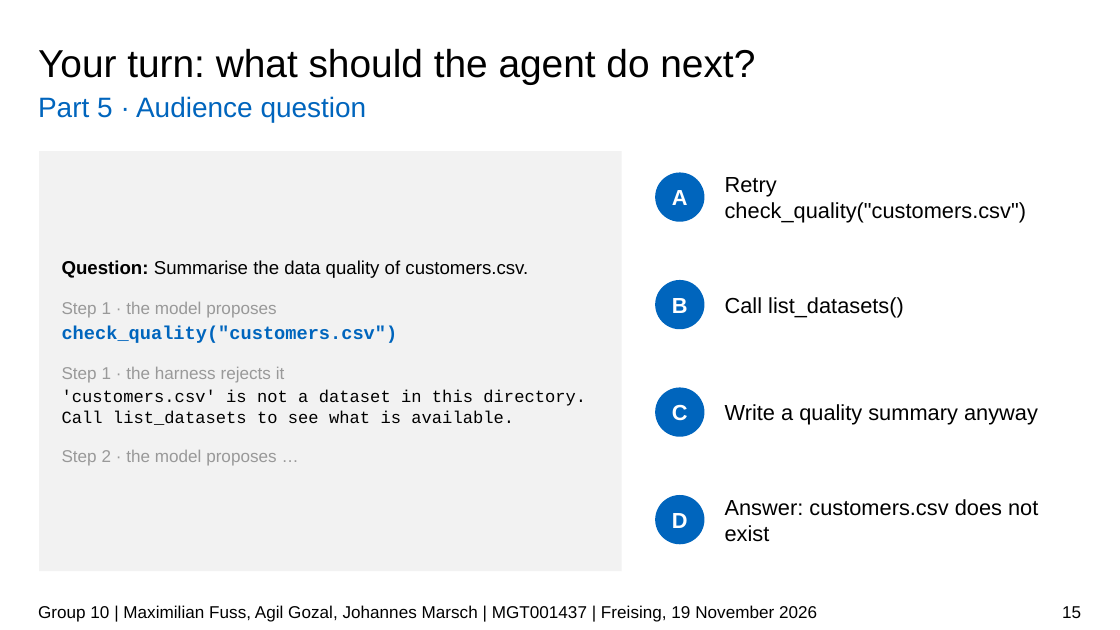
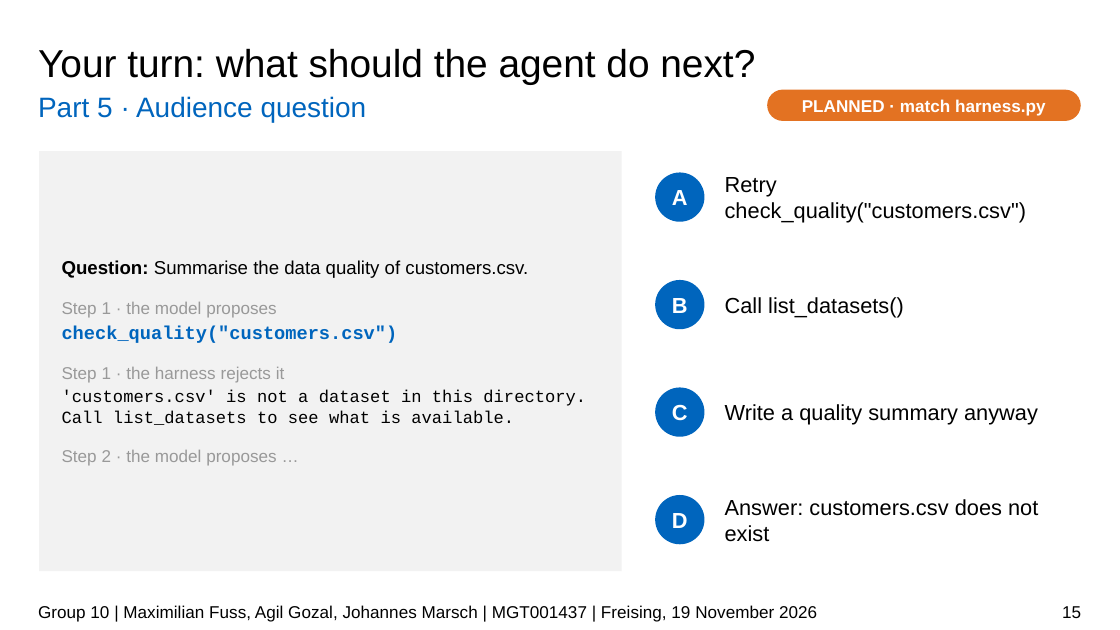
Before and after one commit to JPMarsch/Python_Group_10, a slide deck: slide 15 of presentation/G10_presentation_draft.pptx. Drawn at 1120x630 pixels with LibreOffice and Linux fonts; fonts in the diff are those of the drawing; background and template pictures are left out. Boxes give left, top, right and bottom in pixels: in the first picture for what was removed or moved away, otherwise in the second. Text is boxed around its words. In the diff, an @@ line names an element or a change of style, - is before the commit and + after.

```diff
--- a/presentation/G10_presentation_draft.pptx
+++ b/presentation/G10_presentation_draft.pptx
@@ rounded rectangle added at (767, 90, 1081, 121), fill #E37222, 11 pt, text #FFFFFF, bold @@
+PLANNED · match harness.py
```
Also in this commit, not shown: 13 other slides changed.
